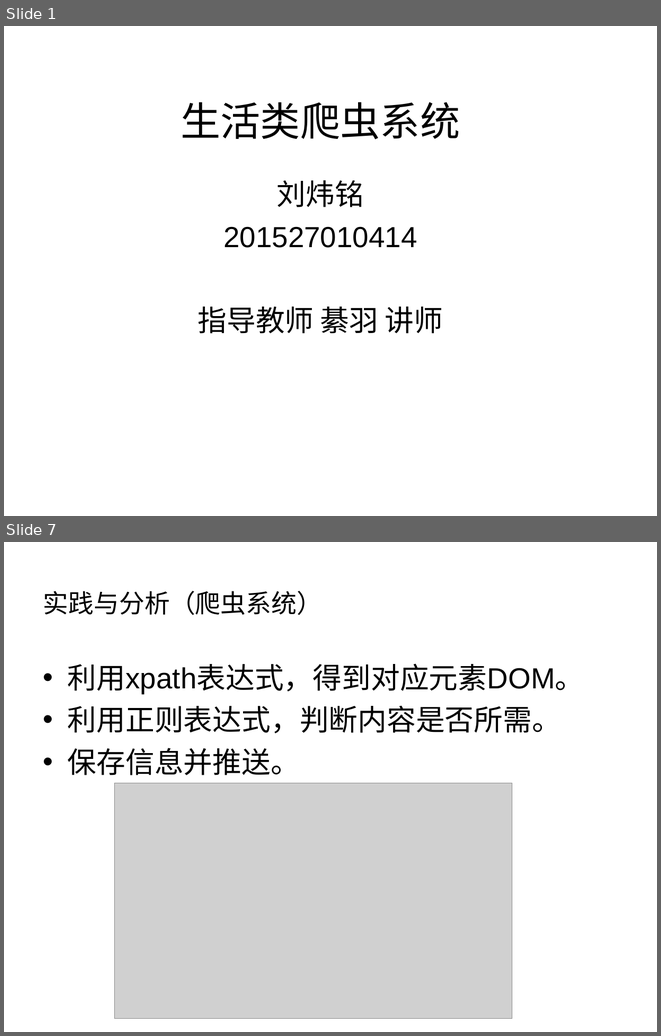
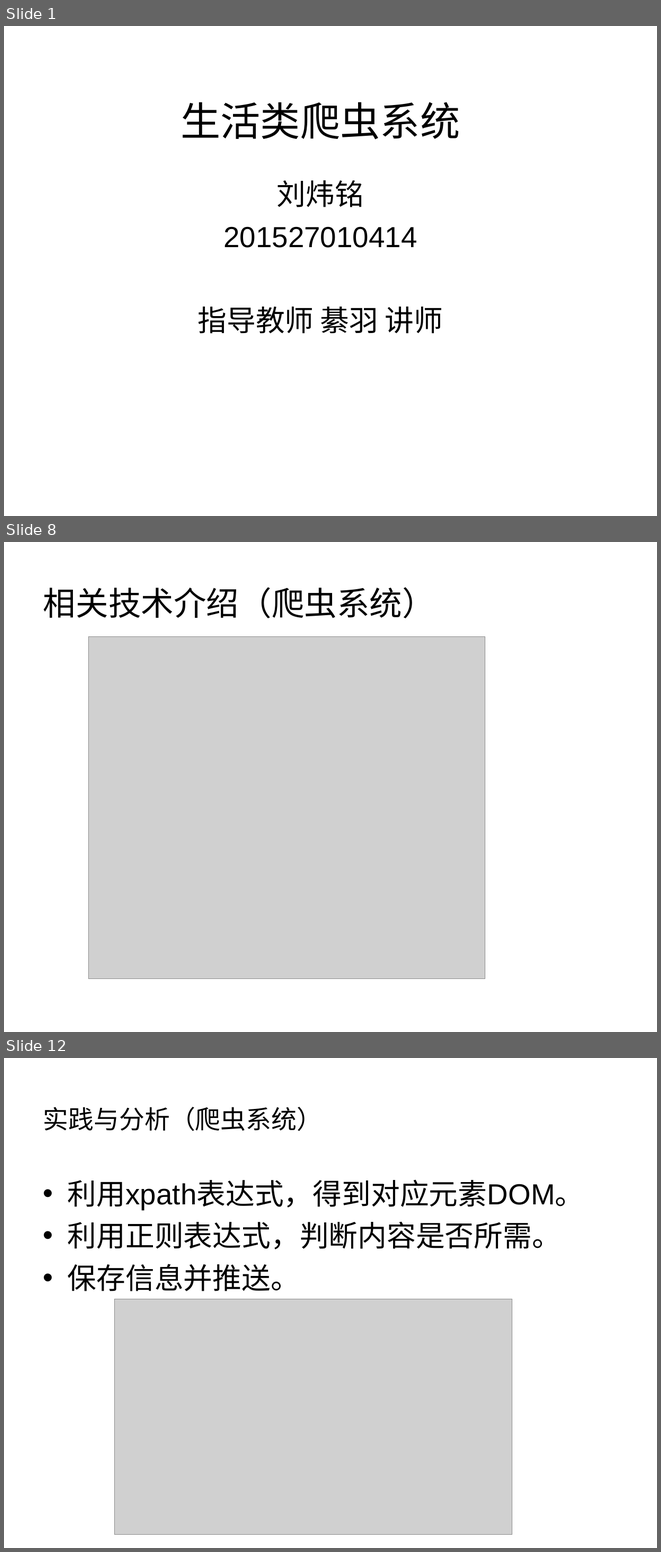
Before and after one commit to liuweiming1997/extensions, a slide deck: 论文.ppt. Shown one above the other, each under a label of ours: slides 1 and 7 before the commit, slides 1, 8 and 12 after it; the slides between them are not shown. The pictures are 661x1036 and 661x1552 pixels, drawn with LibreOffice and Linux fonts; fonts in the diff are those of the drawing; grey boxes stand for pictures. Boxes give left, top, right and bottom in pixels: in the first picture for what was removed or moved away, otherwise in the second. Text is boxed around its words. In the diff, an @@ line names an element or a change of style, - is before the commit and + after.

```diff
--- a/论文.ppt
+++ b/论文.ppt
@@ slide 8 added at <box>4,542,657,1032</box>, background #FFFFFF @@
@@ title added at <box>43,587,435,618</box>, 36 pt, text #000000 @@
+相关技术介绍（爬虫系统）
@@ picture added at <box>88,637,485,979</box> @@
@@ what was slide 7 is now slide 12 @@
```
Also in this commit, not shown: 6 slides changed, 4 other slides added, 1 slide removed.
